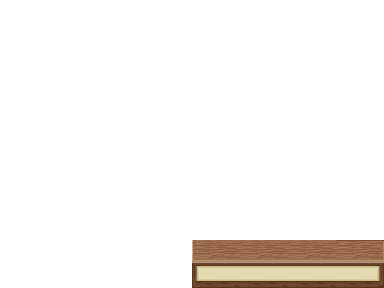
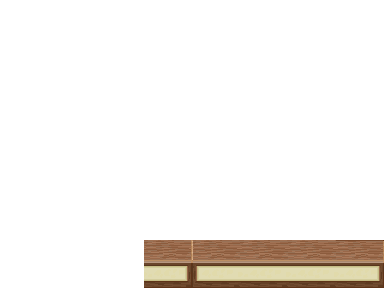
Comparing the layer stacks of the two 384x288 images. Changes:
pixels changed over [144, 240, 193, 288] (layer not identified)
